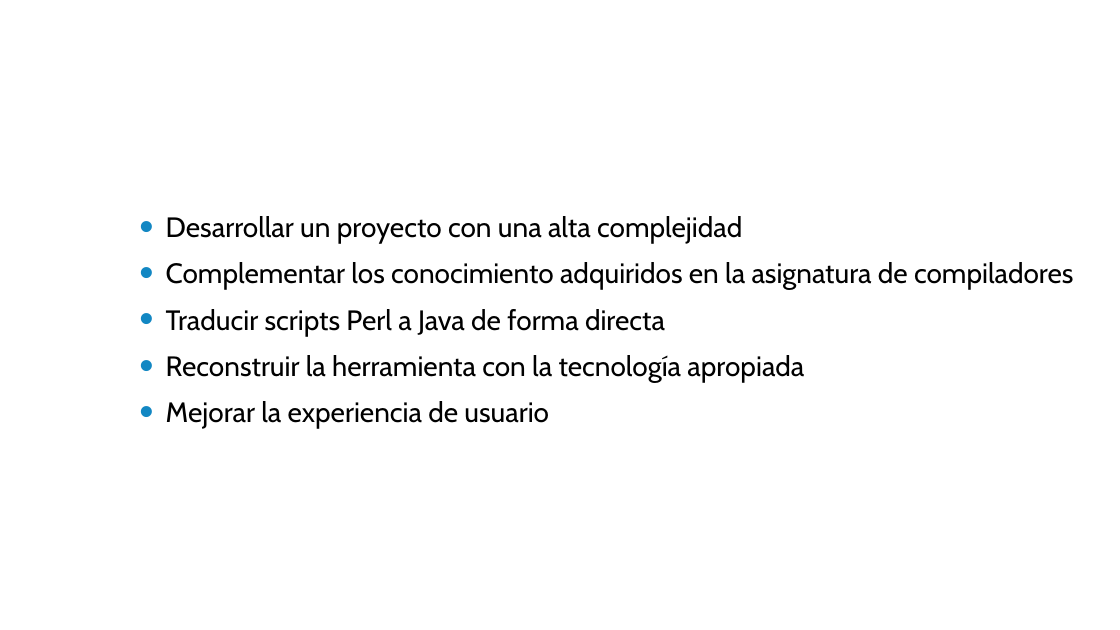
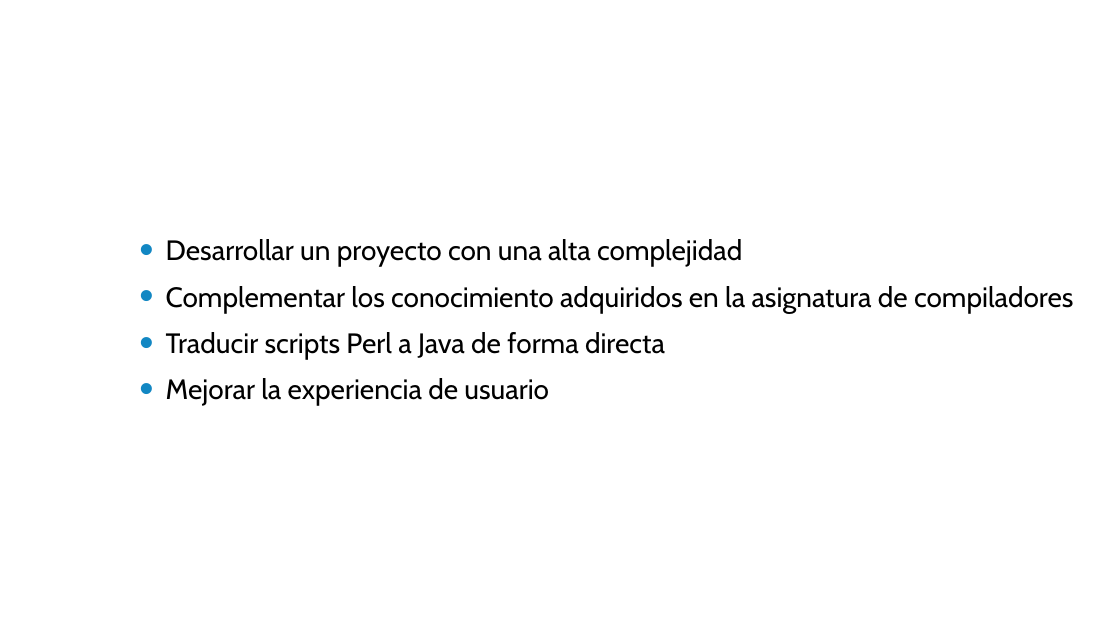
Before and after one commit to cesarpomar/Perldoop2-tfg, a slide deck: slide 2 of doc/Presentacion.pptx (slide 3 before the commit). Drawn at 1120x630 pixels with LibreOffice and Linux fonts; fonts in the diff are those of the drawing; background and template pictures are left out. Boxes give left, top, right and bottom in pixels: in the first picture for what was removed or moved away, otherwise in the second. Text is boxed around its words. In the diff, an @@ line names an element or a change of style, - is before the commit and + after.

```diff
--- a/doc/Presentacion.pptx
+++ b/doc/Presentacion.pptx
@@ text at box(166, 355, 804, 382): paragraph removed @@
-• Reconstruir la herramienta con la tecnología apropiada
```
Also in this commit, not shown: 3 other slides changed.
